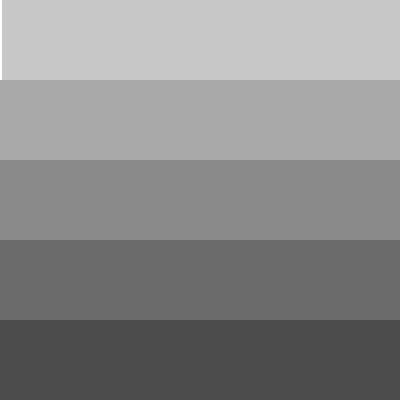
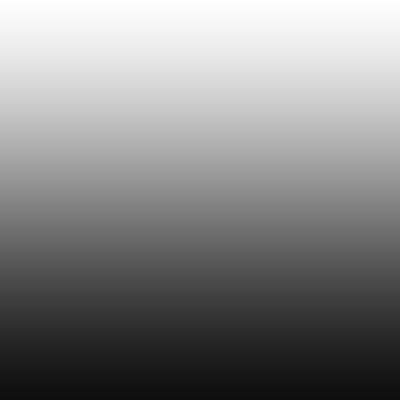
Layered file, before and after one edit (w=400, h=400). Changes by layer:
hid "5 полоса" over [2, 0, 400, 80]
hid "4 полоса" over [0, 80, 400, 160]
hid "3 полоса" over [0, 160, 400, 240]
hid "2 полоса" over [0, 240, 400, 320]
hid "1 полоса" over [0, 320, 400, 400]
showed "Градиентная заливка 1" over [0, 2, 400, 400]
